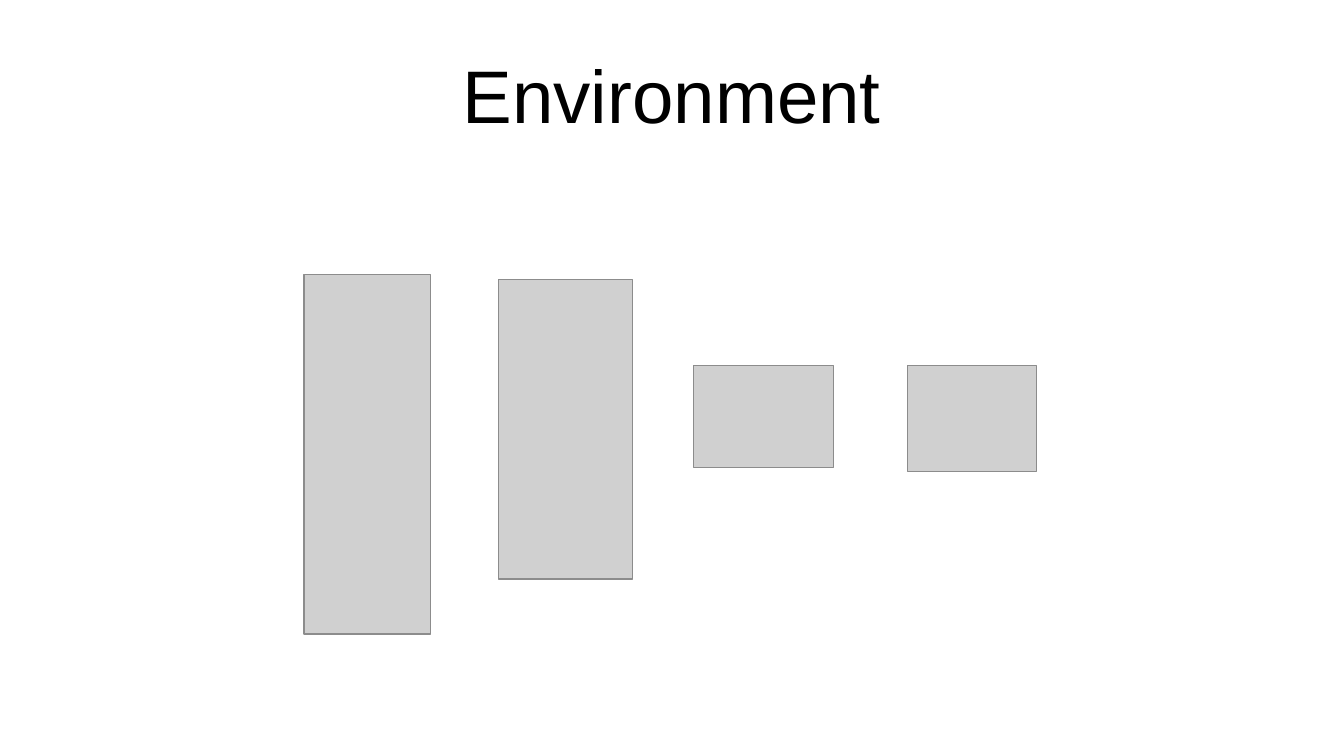
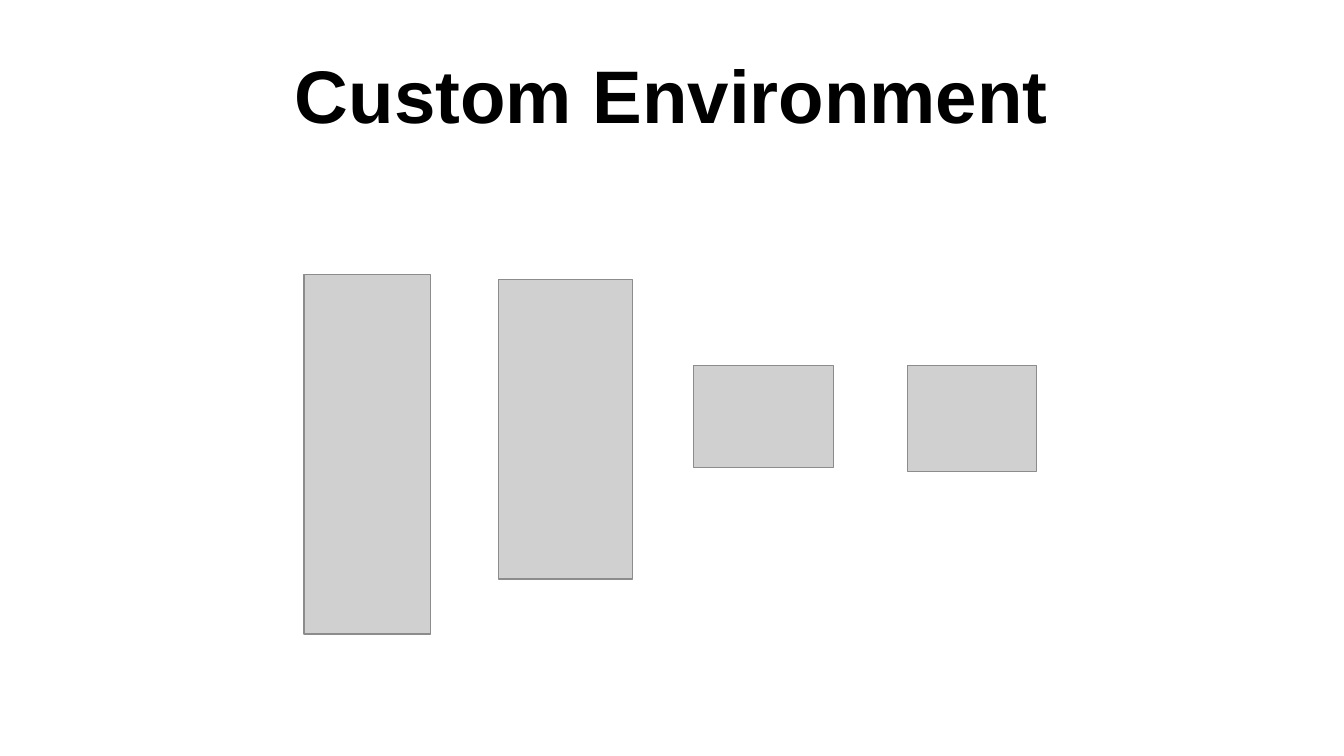
Before and after one commit to sergueik/springboot_study, a slide deck: slide 2 of basic-influxdb/environment.odp (slide 1 before the commit). Drawn at 1344x756 pixels with LibreOffice and Linux fonts; fonts in the diff are those of the drawing; grey boxes stand for pictures. Boxes give left, top, right and bottom in pixels: in the first picture for what was removed or moved away, otherwise in the second. Text is boxed around its words. In the diff, an @@ line names an element or a change of style, - is before the commit and + after.

Commit message:
updated slides

```diff
--- a/basic-influxdb/environment.odp
+++ b/basic-influxdb/environment.odp
@@ title at (295, 69, 1048, 124): text changed; bold on @@
-Environment
+Custom Environment
```
Also in this commit, not shown: 1 slide added, 2 other files.
